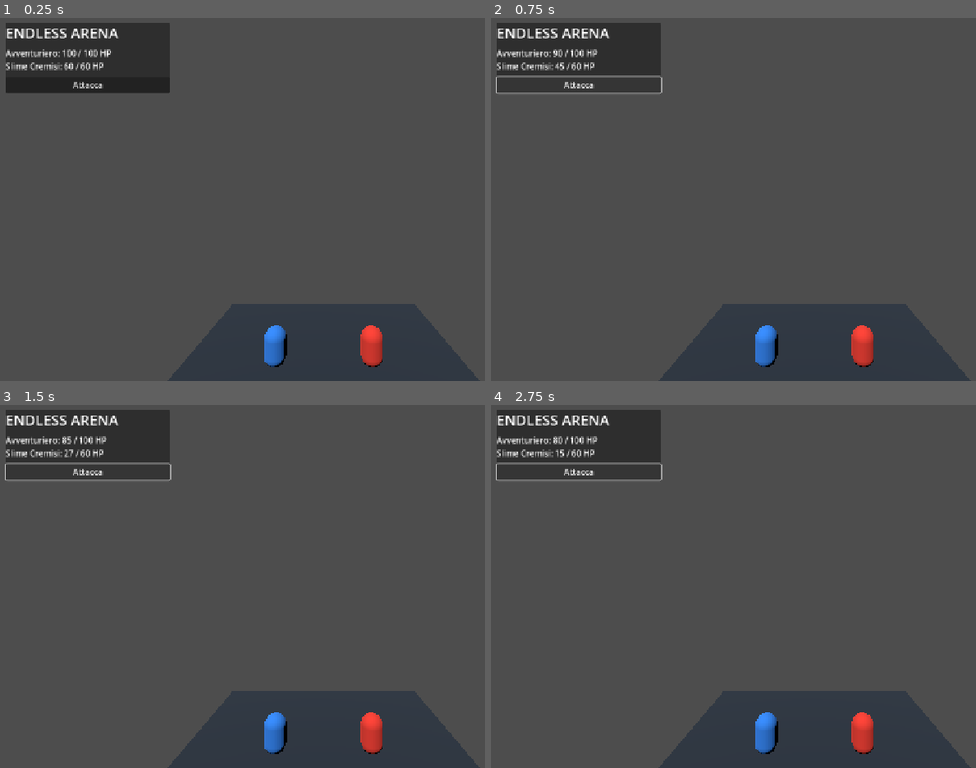
Above: before the commit, frames 1-4 (two rows, left to right).
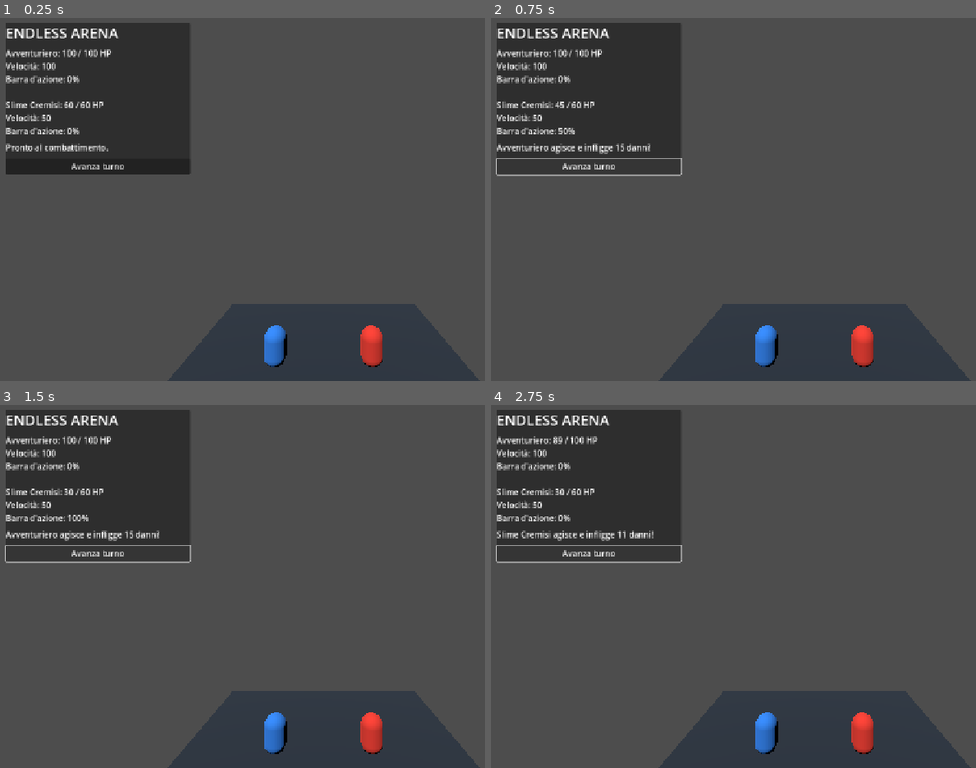
Above: after the commit, the same moments.

Repository: konakona185-gif/Super-spork-K7-school
Game: Godot game, scene res://scenes/main.tscn
Same seed, same stepped clock (60 frames per second), same inputs: the game is played once before the commit and once after it.
Inputs:
- Up to frame 1 (0.25 s): no input
- Up to frame 2 (0.75 s): click "Attacca" (after the commit: "Avanza turno") at 0.5 s
- Up to frame 3 (1.5 s): click "Attacca" (after the commit: "Avanza turno") at 1.25 s
- Up to frame 4 (2.75 s): click "Attacca" (after the commit: "Avanza turno") at 2 s

The runs differ from the first frame. In frame 1, 9.5% of the frame differs, in the area x 1-40%, y 1-44%; in frame 2, 8.5%; in frame 3, 8.5%; in frame 4, 8.3%.

Commit message:
Update main.gd

Diff:
--- a/scripts/main.gd
+++ b/scripts/main.gd
@@ -1,5 +1,7 @@
 
 extends Node3D
+
+const CombatManagerScript = preload("res://scripts/combat_manager.gd")
 
 var hero_data: Dictionary = {}
 var enemy_data: Dictionary = {}
@@ -7,13 +9,18 @@
 var hero_hp: int = 0
 var enemy_hp: int = 0
 var battle_over: bool = false
+
 var rng := RandomNumberGenerator.new()
+var combat_manager
 
 var status_label: Label
+var turn_label: Label
 var attack_button: Button
 var restart_button: Button
+
 var hero_mesh: MeshInstance3D
 var enemy_mesh: MeshInstance3D
+
 
 func _ready() -> void:
 	rng.randomize()
@@ -22,13 +29,12 @@
 		_show_data_error()
 		return
 
-	hero_hp = int(hero_data["stats"]["hp"])
-	enemy_hp = int(enemy_data["stats"]["hp"])
-
+	_reset_battle()
 	_build_arena()
 	_build_ui()
 	_update_ui()
 
+
 func _load_character_data() -> bool:
 	var file_path := "res://data/characters.json"
 
@@ -37,6 +43,7 @@
 		return false
 
 	var file := FileAccess.open(file_path, FileAccess.READ)
+
 	if file == null:
 		push_error("Impossibile aprire characters.json")
 		return false
@@ -62,35 +69,59 @@
 	enemy_data = content["enemy"]
 
 	if not hero_data is Dictionary or not enemy_data is Dictionary:
-		push_error("Dati di hero o enemy non validi.")
-		return false
-
-	if not hero_data.has("stats") or not enemy_data.has("stats"):
-		push_error("Mancano le statistiche dei combattenti.")
-		return false
-
-	if not hero_data["stats"] is Dictionary or not enemy_data["stats"] is Dictionary:
-		push_error("Il campo stats deve essere un oggetto.")
-		return false
-
-	for key in ["hp", "attack_min", "attack_max"]:
-		if not hero_data["stats"].has(key) or not enemy_data["stats"].has(key):
-			push_error("Statistica mancante: " + key)
-			return false
-
-	if int(hero_data["stats"]["hp"]) <= 0 or int(enemy_data["stats"]["hp"]) <= 0:
-		push_error("Gli HP iniziali devono essere maggiori di zero.")
-		return false
-
-	if int(hero_data["stats"]["attack_min"]) > int(hero_data["stats"]["attack_max"]):
-		push_error("Intervallo di attacco dell'eroe non valido.")
-		return false
-
-	if int(enemy_data["stats"]["attack_min"]) > int(enemy_data["stats"]["attack_max"]):
-		push_error("Intervallo di attacco del nemico non valido.")
-		return false
+		push_error("Dati dei combattenti non validi.")
+		return false
+
+	for fighter_data in [hero_data, enemy_data]:
+		if not fighter_data.has("name") or not fighter_data.has("id"):
+			push_error("Mancano nome o ID di un combattente.")
+			return false
+
+		if not fighter_data.has("stats"):
+			push_error("Mancano le statistiche di un combattente.")
+			return false
+
+		if not fighter_data["stats"] is Dictionary:
+			push_error("Il campo stats deve essere un oggetto.")
+			return false
+
+		var stats: Dictionary = fighter_data["stats"]
+
+		for key in ["hp", "attack_min", "attack_max", "speed"]:
+			if not stats.has(key):
+				push_error("Statistica mancante: " + key)
+				return false
+
+		if int(stats["hp"]) <= 0:
+			push_error("Gli HP iniziali devono essere maggiori di zero.")
+			return false
+
+		if int(stats["attack_min"]) < 0:
+			push_error("L'attacco minimo non può essere negativo.")
+			return false
+
+		if int(stats["attack_min"]) > int(stats["attack_max"]):
+			push_error("Intervallo di attacco non valido.")
+			return false
+
+		if float(stats["speed"]) <= 0.0:
+			push_error("La Velocità deve essere maggiore di zero.")
+			return false
 
 	return true
+
+
+func _reset_battle() -> void:
+	hero_hp = int(hero_data["stats"]["hp"])
+	enemy_hp = int(enemy_data["stats"]["hp"])
+	battle_over = false
+
+	combat_manager = CombatManagerScript.new()
+	combat_manager.setup(hero_data, enemy_data)
+
+	if is_instance_valid(attack_button):
+		attack_button.text = "Avanza turno"
+
 
 func _show_data_error() -> void:
 	var layer := CanvasLayer.new()
@@ -100,6 +131,7 @@
 	message.text = "Errore nei dati dei personaggi.\nControlla data/characters.json."
 	message.position = Vector2(20, 20)
 	layer.add_child(message)
+
 
 func _build_arena() -> void:
 	var floor_mesh := MeshInstance3D.new()
@@ -132,6 +164,7 @@
 		Vector3(2, 0.8, 0),
 		Color(1.0, 0.25, 0.2)
 	)
+
 
 func _create_fighter(pos: Vector3, tint: Color) -> MeshInstance3D:
 	var fighter := MeshInstance3D.new()
@@ -144,9 +177,10 @@
 	var material := StandardMaterial3D.new()
 	material.albedo_color = tint
 	fighter.material_override = material
+
 	add_child(fighter)
-
 	return fighter
+
 
 func _build_ui() -> void:
 	var layer := CanvasLayer.new()
@@ -154,7 +188,7 @@
 
 	var panel := PanelContainer.new()
 	panel.position = Vector2(20, 20)
-	panel.custom_minimum_size = Vector2(320, 0)
+	panel.custom_minimum_size = Vector2(360, 0)
 	layer.add_child(panel)
 
 	var layout := VBoxContainer.new()
@@ -169,8 +203,12 @@
 	status_label = Label.new()
 	layout.add_child(status_label)
 
+	turn_label = Label.new()
+	turn_label.text = "Pronto al combattimento."
+	layout.add_child(turn_label)
+
 	attack_button = Button.new()
-	attack_button.text = "Attacca"
+	attack_button.text = "Avanza turno"
 	attack_button.pressed.connect(_on_attack_pressed)
 	layout.add_child(attack_button)
 
@@ -180,14 +218,37 @@
 	restart_button.visible = false
 	layout.add_child(restart_button)
 
+
 func _update_ui() -> void:
-	status_label.text = "%s: %d / %d HP\n%s: %d / %d HP" % [
+	if combat_manager == null:
+		return
+
+	var hero_stats: Dictionary = hero_data["stats"]
+	var enemy_stats: Dictionary = enemy_data["stats"]
+
+	var hero_bar := 0.0
+	var enemy_bar := 0.0
+
+	for fighter in combat_manager.get_combatants():
+		if str(fighter["team"]) == "hero":
+			hero_bar = float(fighter["action_bar"])
+		elif str(fighter["team"]) == "enemy":
+			enemy_bar = float(fighter["action_bar"])
+
+	status_label.text = (
+		"%s: %d / %d HP\nVelocità: %d\nBarra d'azione: %d%%\n\n" +
+		"%s: %d / %d HP\nVelocità: %d\nBarra d'azione: %d%%"
+	) % [
 		str(hero_data["name"]),
 		hero_hp,
-		int(hero_data["stats"]["hp"]),
+		int(hero_stats["hp"]),
+		int(hero_stats["speed"]),
+		int(round(hero_bar)),
 		str(enemy_data["name"]),
 		enemy_hp,
-		int(enemy_data["stats"]["hp"])
+		int(enemy_stats["hp"]),
+		int(enemy_stats["speed"]),
+		int(round(enemy_bar))
 	]
 
 	if hero_hp <= 0:
@@ -198,37 +259,63 @@
 	attack_button.visible = not battle_over
 	restart_button.visible = battle_over
 
+
 func _on_attack_pressed() -> void:
 	if battle_over:
 		return
 
-	var hero_stats: Dictionary = hero_data["stats"]
-	var enemy_stats: Dictionary = enemy_data["stats"]
-
-	var hero_damage := rng.randi_range(
-		int(hero_stats["attack_min"]),
-		int(hero_stats["attack_max"])
+	var turn: Dictionary = combat_manager.get_next_turn()
+
+	if turn.is_empty():
+		turn_label.text = "Nessun combattente può agire."
+		return
+
+	var is_hero_turn := str(turn["team"]) == "hero"
+	var attacker_data: Dictionary
+	var defender_data: Dictionary
+	var defender_id: String
+	var attacker_name: String
+
+	if is_hero_turn:
+		attacker_data = hero_data
+		defender_data = enemy_data
+		defender_id = str(enemy_data["id"])
+		attacker_name = str(hero_data["name"])
+	else:
+		attacker_data = enemy_data
+		defender_data = hero_data
+		defender_id = str(hero_data["id"])
+		attacker_name = str(enemy_data["name"])
+
+	var attacker_stats: Dictionary = attacker_data["stats"]
+	var damage := rng.randi_range(
+		int(attacker_stats["attack_min"]),
+		int(attacker_stats["attack_max"])
 	)
-	enemy_hp = max(0, enemy_hp - hero_damage)
-
-	if enemy_hp <= 0:
-		battle_over = true
-		_update_ui()
-		return
-
-	var enemy_damage := rng.randi_range(
-		int(enemy_stats["attack_min"]),
-		int(enemy_stats["attack_max"])
-	)
-	hero_hp = max(0, hero_hp - enemy_damage)
+
+	if is_hero_turn:
+		enemy_hp = maxi(0, enemy_hp - damage)
+		combat_manager.set_hp(defender_id, enemy_hp)
+	else:
+		hero_hp = maxi(0, hero_hp - damage)
+		combat_manager.set_hp(defender_id, hero_hp)
+
+	turn_label.text = "%s agisce e infligge %d danni!" % [
+		attacker_name,
+		damage
+	]
 
 	if hero_hp <= 0:
 		battle_over = true
+		turn_label.text += "\nIl tuo eroe è stato sconfitto!"
+	elif enemy_hp <= 0:
+		battle_over = true
+		turn_label.text += "\nIl nemico è stato sconfitto!"
 
 	_update_ui()
 
+
 func _on_restart_pressed() -> void:
-	hero_hp = int(hero_data["stats"]["hp"])
-	enemy_hp = int(enemy_data["stats"]["hp"])
-	battle_over = false
+	_reset_battle()
+	turn_label.text = "Nuovo combattimento!"
 	_update_ui()
